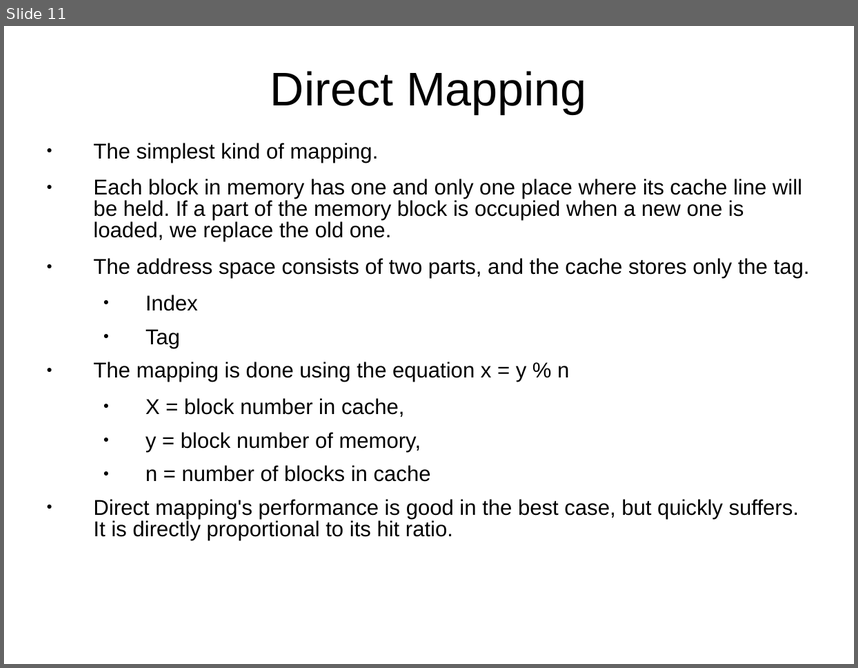
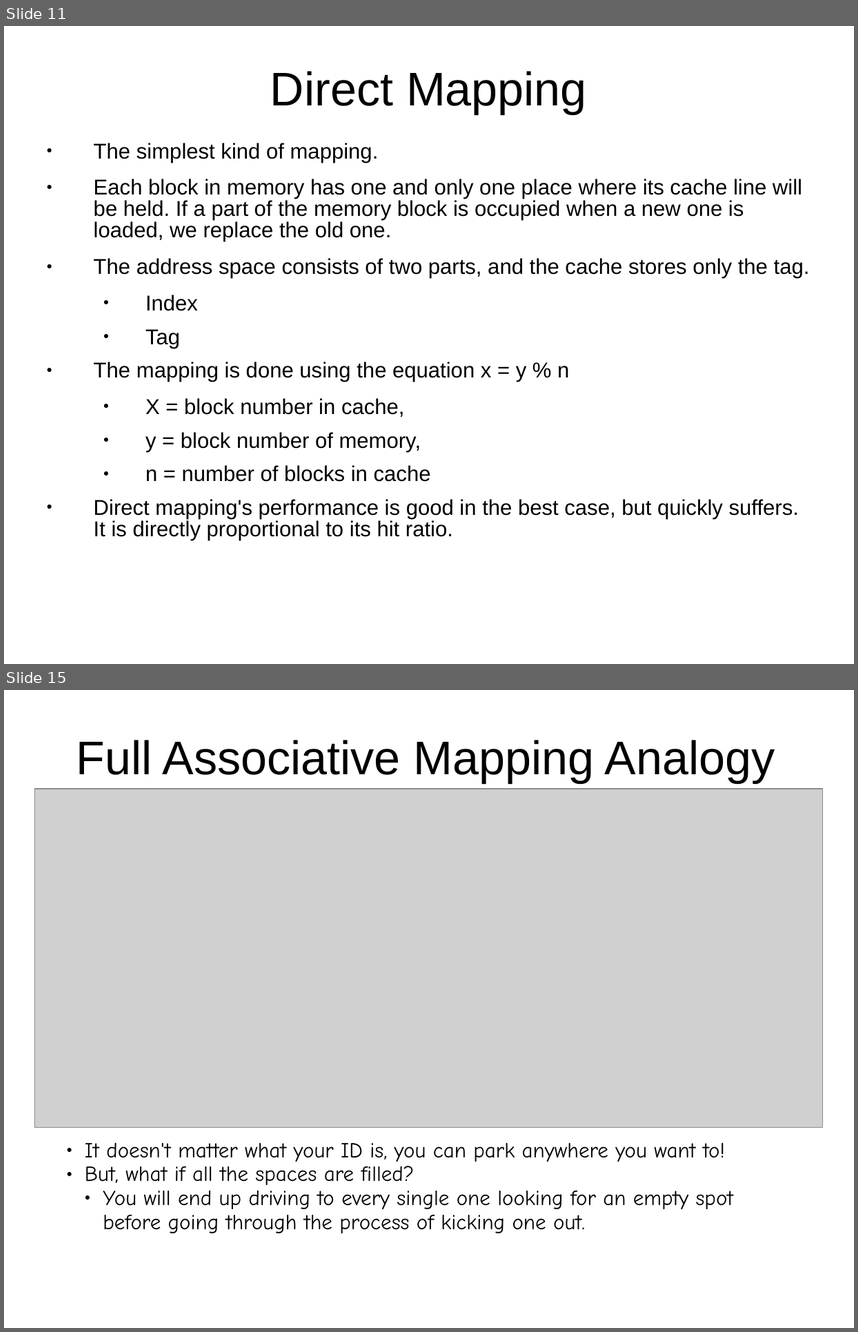
Before and after one commit to Gibbedboy/CSCI-460-Presentation, a slide deck: CacheMemory.ppt. Shown one above the other, each under a label of ours: slide 11 before the commit, slides 11 and 15 after it; the slides between them are not shown. The pictures are 858x668 and 858x1332 pixels, drawn with LibreOffice and Linux fonts; fonts in the diff are those of the drawing; grey boxes stand for pictures. Boxes give left, top, right and bottom in pixels: in the first picture for what was removed or moved away, otherwise in the second. Text is boxed around its words. In the diff, an @@ line names an element or a change of style, - is before the commit and + after.

Commit message:
Cache Mapping Done

```diff
--- a/CacheMemory.ppt
+++ b/CacheMemory.ppt
@@ slide 15 added at <box>4,690,854,1328</box>, background #FFFFFF @@
@@ text added at <box>76,740,775,782</box>, 44 pt, text #000000 @@
+Full Associative Mapping Analogy
@@ picture added at <box>35,789,823,1127</box> @@
@@ text added at <box>85,1142,733,1233</box>, 20 pt, text #000000 @@
+● It doesn't matter what your ID is, you can park anywhere you want to!
+● But, what if all the spaces are filled?
+  ● You will end up driving to every single one looking for an empty spot before going through the process of kicking one out.
```
Also in this commit, not shown: 4 other slides added, 3 slides removed, 1 other file.
